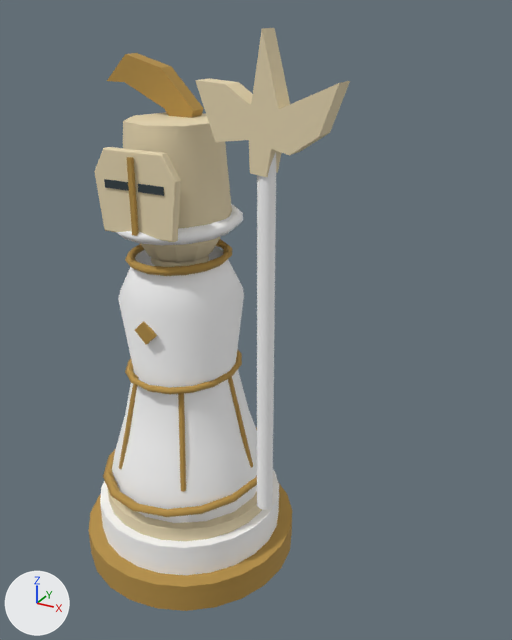
Renders of the glTF model art/terrain-study/unit-roster-review/condottiere.glb from each side of a commit.
The view is the same before and after, from a 50 mm lens placed at (0.775, -1.098, 1.136), pointed at (0.155, 0.029, 0.573). Every picture has the same lights, and +X, +Y and +Z are marked at lower left. The first picture is the older version. Where no turn or scale is listed for an object, it has been applied to the vertices. Vertices at exactly the same position are counted once.

The older version as bpy lines, for what is in view:
```python
ob_helmet_plume = bpy.data.objects.new('Helmet plume', me_mesh_25)
ob_helmet_plume.location = (0.0, 0.061, 0.907)
ob_longswordsman_dark_visor_slit_1 = bpy.data.objects.new('Longswordsman dark visor slit 1', me_mesh_20)
ob_longswordsman_dark_visor_slit_1.location = (0.037, -0.129, 0.852)
ob_longswordsman_dark_visor_slit__1 = bpy.data.objects.new('Longswordsman dark visor slit -1', me_mesh_19)
ob_longswordsman_dark_visor_slit__1.location = (-0.037, -0.129, 0.852)
ob_longswordsman_enclosed_steel_helm = bpy.data.objects.new('Longswordsman enclosed steel helm', me_mesh_17)
ob_longswordsman_enclosed_steel_helm.parent = ob_condottiere
ob_longswordsman_enclosed_steel_helm.location = (0.0, 0.0, 1.191)
ob_longswordsman_enclosed_steel_helm.scale = (0.88, 0.88, 1.0)
ob_longswordsman_gilt_visor_ridge = bpy.data.objects.new('Longswordsman gilt visor ridge', me_mesh_21)
ob_longswordsman_gilt_visor_ridge.location = (0.0, -0.134, 0.836)
ob_longswordsman_low_owner_helm_edge = bpy.data.objects.new('Longswordsman low owner helm edge', me_mesh_22)
ob_longswordsman_low_owner_helm_edge.location = (0.0, 0.0, 0.764)
ob_longswordsman_steel_visor = bpy.data.objects.new('Longswordsman steel visor', me_mesh_18)
ob_longswordsman_steel_visor.location = (0.0, -0.12, 0.837)
ob_poleaxe_haft = bpy.data.objects.new('Poleaxe haft', me_mesh_23)
ob_poleaxe_haft.location = (0.227, -0.065, 0.576)
ob_trim_waist_band = bpy.data.objects.new('Trim waist band', me_mesh_14)
ob_trim_waist_band.location = (0.0, 0.0, 0.454)
# also in view: 'Trim hem' at (0.0, 0.0, 0.211); 'Broad poleaxe head' at (0.23, -0.063, 0.997); 'Enamel base' at (0.0, 0.0, 0.094); 'Turned enamel robe' at (0.0, 0.0, 0.428); 'Trim plinth' at (0.0, 0.0, 0.032)
```
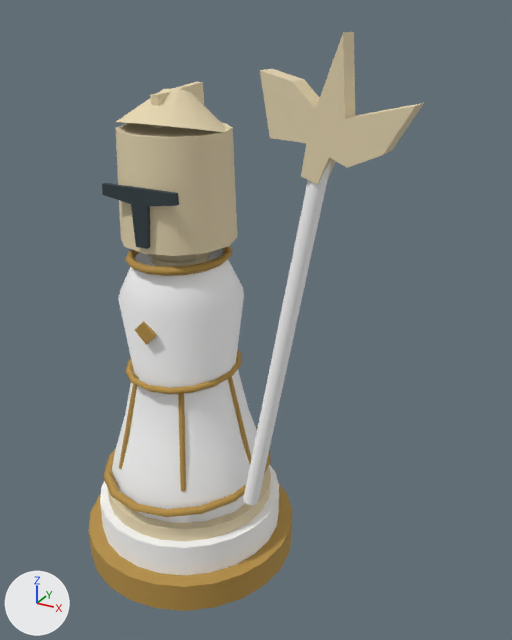
Where the newer file only moved an object's origin or applied its transform, the numbers keep the older frame.

Pixel boxes (x1, y1, x2, y2) of what changed, in the pictures (512 x 640 px):
'Broad poleaxe head', moved, turned
    before: (195, 28, 350, 177)
    after: (260, 32, 424, 184)
'Longswordsman enclosed steel helm', reshaped, moved, rescaled (11% wider, 15% taller)
    before: (123, 112, 232, 228)
    after: (116, 123, 237, 256)
'Poleaxe haft', moved, turned, rescaled
    before: (257, 153, 276, 510)
    after: (243, 160, 332, 505)
'Longswordsman steel visor', deleted (beige)
    before: (94, 147, 181, 242)
'Helmet plume', deleted (orange)
    before: (107, 53, 204, 118)
'Barbute domed crown', added (beige)
    after: (116, 89, 226, 132)
'Barbute T opening', added
    after: (102, 183, 179, 249)
'Longswordsman low owner helm edge', deleted
    before: (116, 204, 243, 245)
'Longswordsman gilt visor ridge', deleted (orange)
    before: (127, 157, 139, 236)
'Barbute crown ridge', added (beige)
    after: (150, 82, 204, 128)
'Longswordsman dark visor slit 1', deleted
    before: (138, 184, 164, 196)
'Longswordsman dark visor slit -1', deleted
    before: (104, 179, 129, 191)

Edits to the bpy script that builds the scene:
```text
Change me_mesh_17:
    used by ob_longswordsman_enclosed_steel_helm; parent = ob_condottiere; location = (0.0, 0.0, 1.191); scale = (0.88, 0.88, 1.0)
    remove me_mesh_17.from_pydata(...)  # 20 vertices, 32 faces; spans x -0.17..0.17, y -0.17..0.17, z -0.131..0.131
    add me_mesh_17.from_pydata(...)  # 28 vertices, 48 faces; spans x -0.158..0.158, y -0.158..0.158, z -0.145..0.145
    me_mesh_17 part 1: the whole mesh is rebuilt
Change me_mesh_23:
    remove me_mesh_23.from_pydata(...)  # 20 vertices, 32 faces; spans x -0.017..0.017, y -0.017..0.017, z -0.36..0.36
    add me_mesh_23.from_pydata(...)  # 20 vertices, 32 faces; spans x -0.049..0.117, y -0.017..0.017, z -0.363..0.363
    me_mesh_23 part 2: the whole mesh is turned 10.5 degrees about the y axis through its middle and scaled by 1.02, then moved by (0.034, 0.0, 0.0)
Add me_mesh_20_1:
    me_mesh_20_1.from_pydata([(0.0076, -0.0748, 0.0225), (0.0076, 0.071, 0.0328), (0.0076, -0.071, -0.0328), (0.0076, 0.0748, -0.0225), (-0.0076, 0.071, 0.0328), (-0.0076, -0.0748, 0.0225), (-0.0076, 0.0748, -0.0225), (-0.0076, -0.071, -0.0328)], [], [(0, 2, 1), (2, 3, 1), (4, 6, 5), (6, 7, 5), (4, 5, 1), (5, 0, 1), (7, 6, 2), (6, 3, 2), (5, 7, 0), (7, 2, 0), (1, 3, 4), (3, 6, 4)])
    me_mesh_20_1.materials.append(mat_warm_ivory)  # beige #e8d8b2
Change ob_longswordsman_enclosed_steel_helm:
    ob_longswordsman_enclosed_steel_helm.scale: (0.88, 0.88, 1.0) -> (1.0, 1.0, 1.0)
    ob_longswordsman_enclosed_steel_helm.location: (0.0, 0.0, 1.191) -> (0.0, 0.0, 1.155)
Remove ob_longswordsman_steel_visor:
    ob_longswordsman_steel_visor = bpy.data.objects.new('Longswordsman steel visor', me_mesh_18)
Remove ob_longswordsman_dark_visor_slit__1:
    ob_longswordsman_dark_visor_slit__1 = bpy.data.objects.new('Longswordsman dark visor slit -1', me_mesh_19)
Remove ob_longswordsman_dark_visor_slit_1:
    ob_longswordsman_dark_visor_slit_1 = bpy.data.objects.new('Longswordsman dark visor slit 1', me_mesh_20)
Remove ob_longswordsman_gilt_visor_ridge:
    ob_longswordsman_gilt_visor_ridge = bpy.data.objects.new('Longswordsman gilt visor ridge', me_mesh_21)
Remove ob_longswordsman_low_owner_helm_edge:
    ob_longswordsman_low_owner_helm_edge = bpy.data.objects.new('Longswordsman low owner helm edge', me_mesh_22)
Change ob_broad_poleaxe_head:
    ob_broad_poleaxe_head.location: (0.315, -0.058, 1.23) -> (0.442, -0.058, 1.23)
    ob_broad_poleaxe_head.rotation_euler: (0.0, 0.0, 0.0) -> (0.0, 0.18, 0.0)  # degrees (0, 0, 0) -> degrees (0, 10, 0)
Remove ob_helmet_plume:
    ob_helmet_plume = bpy.data.objects.new('Helmet plume', me_mesh_25)
Add ob_barbute_crown_ridge:
    ob_barbute_crown_ridge = bpy.data.objects.new('Barbute crown ridge', me_mesh_20_1)
    ob_barbute_crown_ridge.location = (0.0, 0.018, 0.976)
Add ob_barbute_t_opening:
    ob_barbute_t_opening = bpy.data.objects.new('Barbute T opening', me_mesh_19_1)  # 16 vertices, 28 faces; spans x -0.081..0.081, y -0.009..0.0, z 0.0..0.108; in mat_incised_detail (dark cyan #303d42)
    ob_barbute_t_opening.location = (0.0, -0.109, 0.739)
Add ob_barbute_domed_crown:
    ob_barbute_domed_crown = bpy.data.objects.new('Barbute domed crown', me_mesh_18_1)  # 28 vertices, 48 faces; spans x -0.107..0.107, y -0.112..0.099, z -0.053..0.037; in mat_warm_ivory (beige #e8d8b2)
    ob_barbute_domed_crown.location = (0.0, 0.006, 0.968)
```
